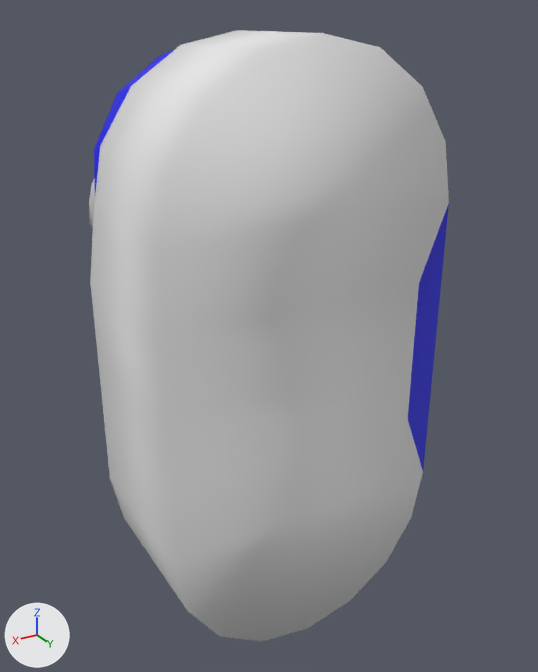
Two versions of the OBJ model app/simspark/models/lfoot.obj, one commit apart.
One viewpoint serves both versions: a 50 mm camera at (1.3, 2.37, 1.15) aimed at (-0.1, 0.05, -0.02). Every picture has the same lights, and +X, +Y and +Z are marked at lower left. Where no turn or scale is listed for an object, it has been applied to the vertices. Vertices at the same position are counted once.

The first picture shows 'foot.002_Sphere.002'.
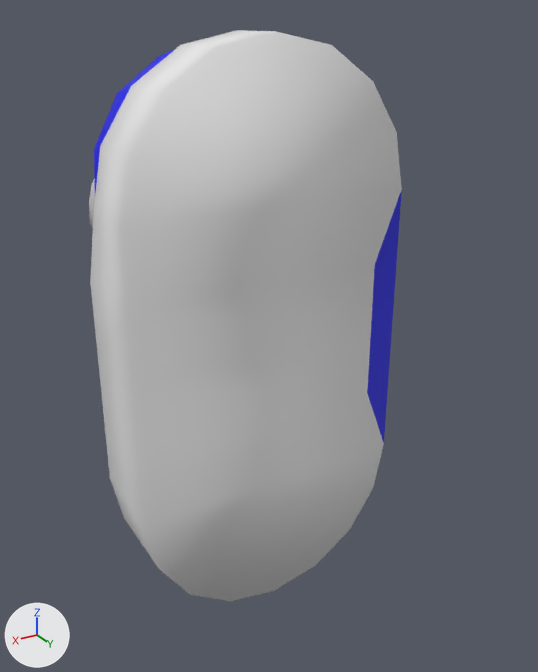
Changed parts and their boxes [x1, y1, x2, y2] in the pictures (538 x 672 px; the box of a moved part takes in the faces that stretch with it):
'foot.002_Sphere.002', reshaped (13% narrower, 7% shorter): before [89, 30, 449, 642]; after [89, 30, 402, 601]
part 1 of me_foot_002_sphere_002, moved or reshaped: before [104, 31, 449, 642]; after [104, 31, 402, 601]

Diff of the bpy script that builds the scene:
```diff
--- a/app/simspark/models/lfoot.obj.py
+++ b/app/simspark/models/lfoot.obj.py
@@ me_foot_002_sphere_002 @@
 me_foot_002_sphere_002.from_pydata(...)  # 123 vertices, 221 faces; spans x -0.55..0.55, y -0.54..0.5, z -1.1..1.1
 # used by ob_foot_002_sphere_002; location = (0.0, 0.0, 0.0)
+# me_foot_002_sphere_002 part 1: all 27 vertices in x -0.55..0.55, y 0.5, z -1.1..1.1 are moved by (0.0, -0.25, 0.0)
 me_foot_002_sphere_002.materials.append(mat_lightblue)
```
